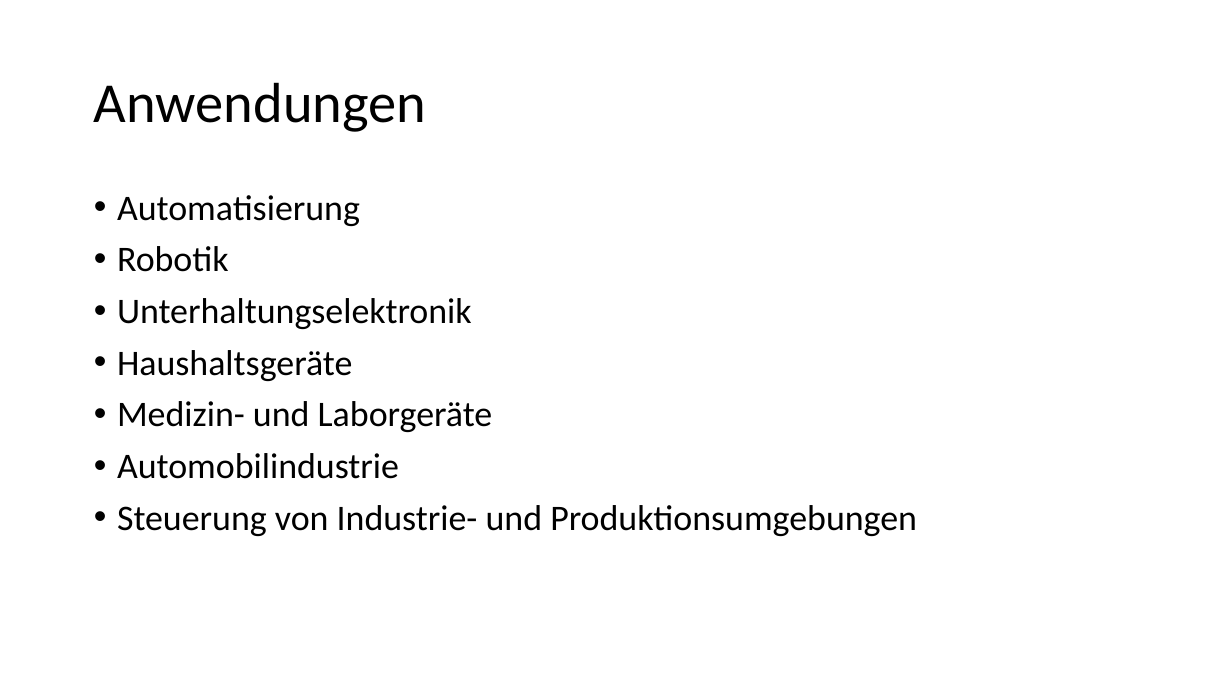
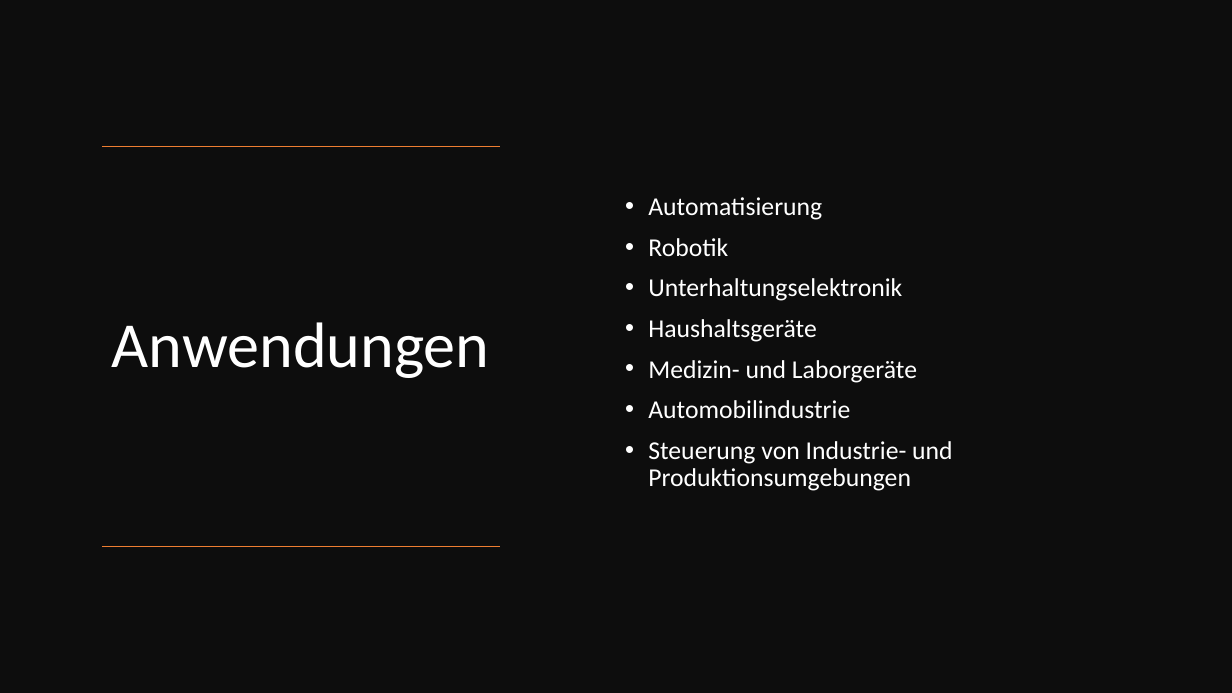
Before and after one commit to technikzentrum/ArduinoWorkshop, a slide deck: slide 4 of Tag 1/01-Was ist ein Microcontroller.pptx. Drawn at 1232x693 pixels with LibreOffice and Linux fonts; fonts in the diff are those of the drawing. Boxes give left, top, right and bottom in pixels: in the first picture for what was removed or moved away, otherwise in the second. Text is boxed around its words. In the diff, an @@ line names an element or a change of style, - is before the commit and + after.

```diff
--- a/Tag 1/01-Was ist ein Microcontroller.pptx
+++ b/Tag 1/01-Was ist ein Microcontroller.pptx
@@ rectangle added at [0,0,1232,693], fill #0D0D0D @@
@@ text "Automatisierung": place and size @@
-text "Automatisierung" at [117,195,917,536]
+text "Automatisierung" at [648,197,952,491]
@@ text "Automatisierung" at [648,197,952,491]: size 28 to 20 pt, text colour #000000 to #FFFFFF; vertical alignment top to middle @@
@@ title "Anwendungen": place and size @@
-title "Anwendungen" at [94,82,426,132]
+title "Anwendungen" at [112,322,490,378]
@@ title "Anwendungen" at [112,322,490,378]: size 44 to 50 pt, text colour #000000 to #FFFFFF @@
@@ line added from (500, 147) to (103, 147), #ED7D31 1 pt @@
@@ line added from (500, 546) to (103, 546), #ED7D31 1 pt @@
```
Also in this commit, not shown: 4 other slides changed, 6 other files.
